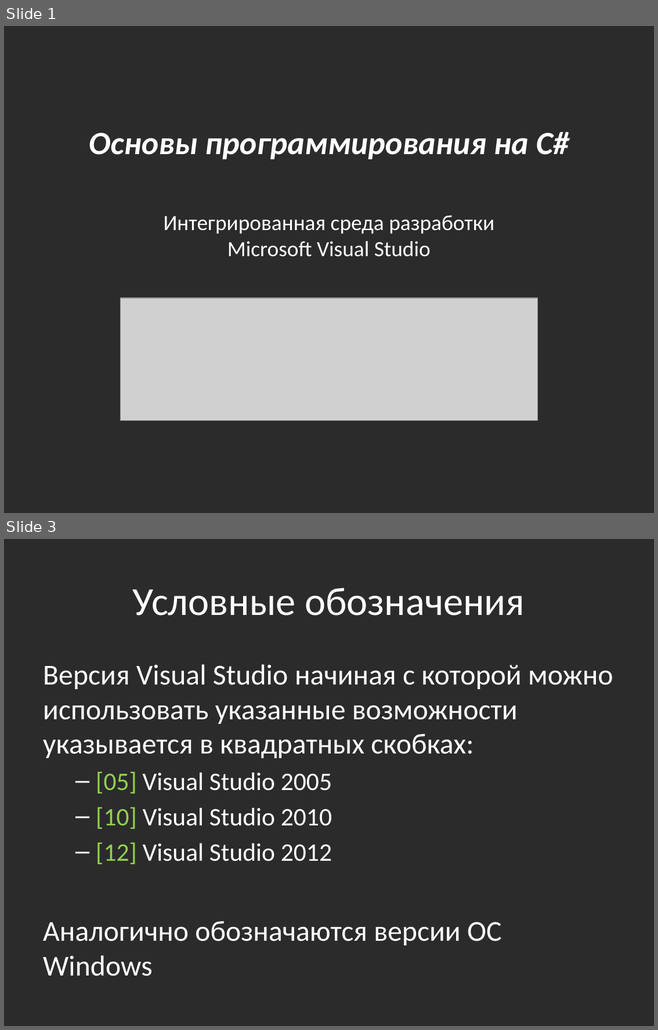
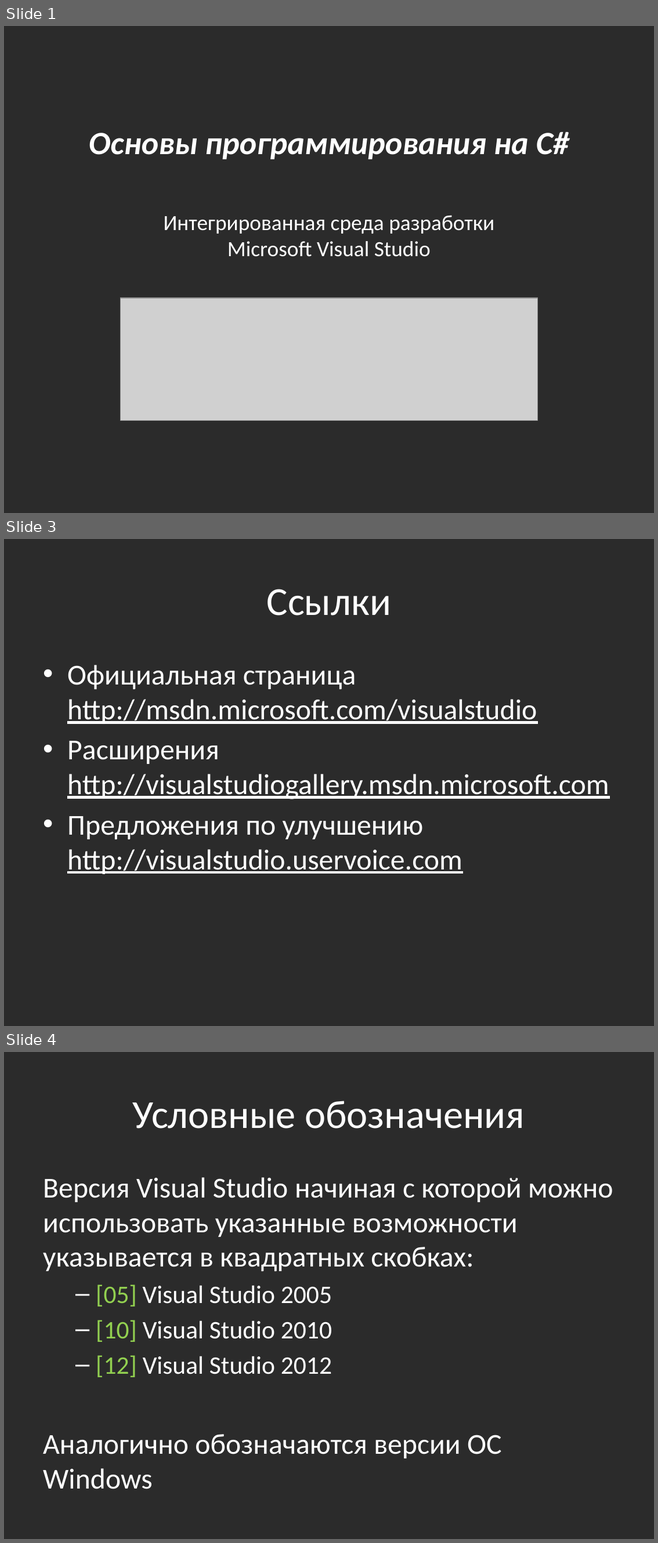
Before and after one commit to bazile/Training, a slide deck: Presentation/tools-visual-studio.pptx. Shown one above the other, each under a label of ours: slides 1 and 3 before the commit, slides 1, 3 and 4 after it; the slides between them are not shown. The pictures are 658x1030 and 658x1543 pixels, drawn with LibreOffice and Linux fonts; fonts in the diff are those of the drawing; grey boxes stand for pictures; background and template pictures are left out; a plain dark background stands for a picture behind light text. Boxes give left, top, right and bottom in pixels: in the first picture for what was removed or moved away, otherwise in the second. Text is boxed around its words. In the diff, an @@ line names an element or a change of style, - is before the commit and + after.

Commit message:
Added VS links

```diff
--- a/Presentation/tools-visual-studio.pptx
+++ b/Presentation/tools-visual-studio.pptx
@@ slide 3 added at box(4, 539, 654, 1026), background picture (left out) @@
@@ title added at box(267, 589, 391, 616), 44 pt, text #FFFFFF @@
+Ссылки
@@ text added at box(67, 665, 608, 874), 32 pt, text #FFFFFF, underline @@
+• Официальная страница
+  http://msdn.microsoft.com/visualstudio
+• Расширения
+  http://visualstudiogallery.msdn.microsoft.com
+• Предложения по улучшению
+  http://visualstudio.uservoice.com
@@ what was slide 3 is now slide 4 @@
```
